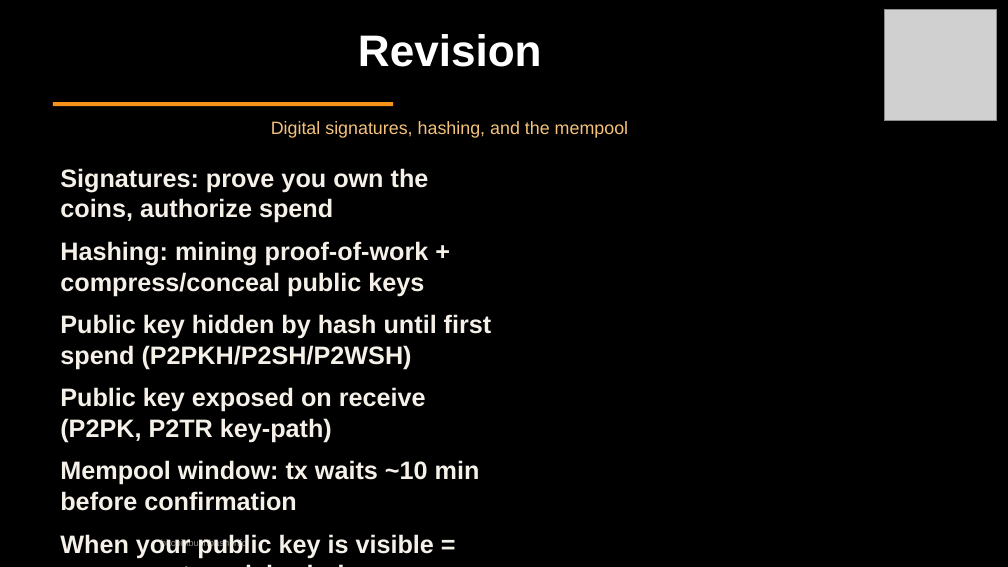
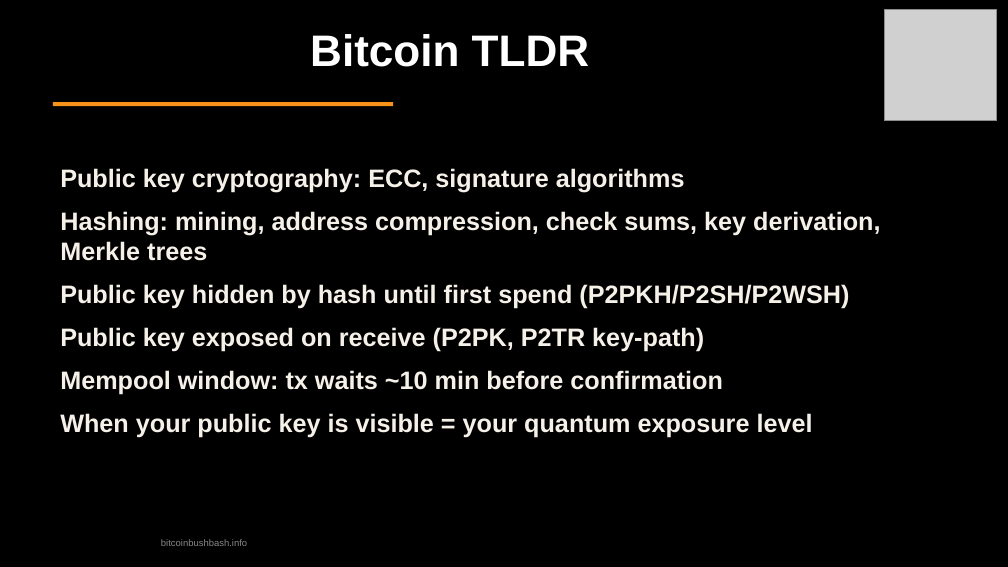
Before and after one commit to TrentOmega/qc-threat, a slide deck: slide 16 of quantum-threat-bitcoin-bushbash.odp (slide 10 before the commit). Drawn at 1008x567 pixels with LibreOffice and Linux fonts; fonts in the diff are those of the drawing; grey boxes stand for pictures. Boxes give left, top, right and bottom in pixels: in the first picture for what was removed or moved away, otherwise in the second. Text is boxed around its words. In the diff, an @@ line names an element or a change of style, - is before the commit and + after.

```diff
--- a/quantum-threat-bitcoin-bushbash.odp
+++ b/quantum-threat-bitcoin-bushbash.odp
@@ text added at (x1=310, y1=34, x2=590, y2=67), 42 pt, text #FFFFFF, bold @@
+Bitcoin TLDR
@@ text removed at (x1=358, y1=34, x2=542, y2=67) @@
-Revision
@@ text removed at (x1=271, y1=121, x2=629, y2=138) @@
-Digital signatures, hashing, and the mempool
@@ text at (x1=60, y1=168, x2=880, y2=261): text changed @@
-Signatures: prove you own the coins, authorize spend
-Hashing: mining proof-of-work + compress/conceal public keys
+Public key cryptography: ECC, signature algorithms
+Hashing: mining, address compression, check sums, key derivation, Merkle trees
@@ text at (x1=60, y1=413, x2=813, y2=437): text changed @@
-When your public key is visible = your quantum risk window
+When your public key is visible = your quantum exposure level
```
Also in this commit, not shown: 9 other slides changed, 2 slides added, 2 slides removed, 2 other files.
